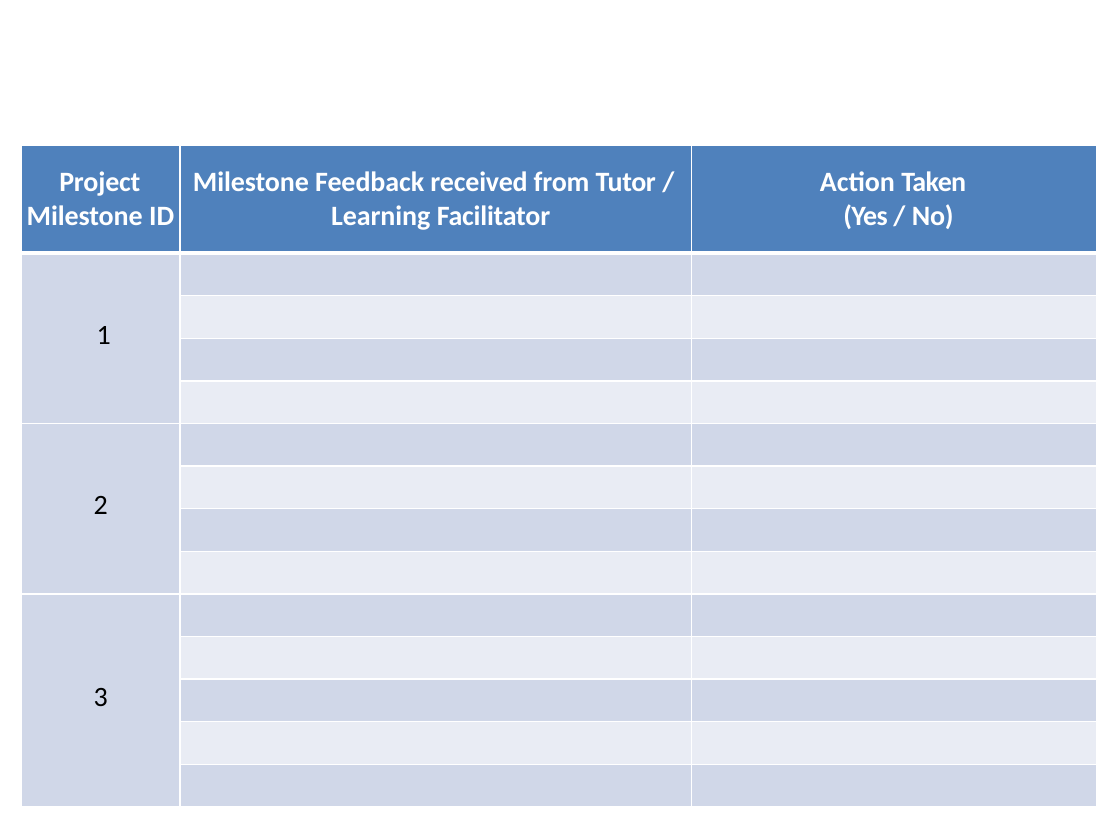
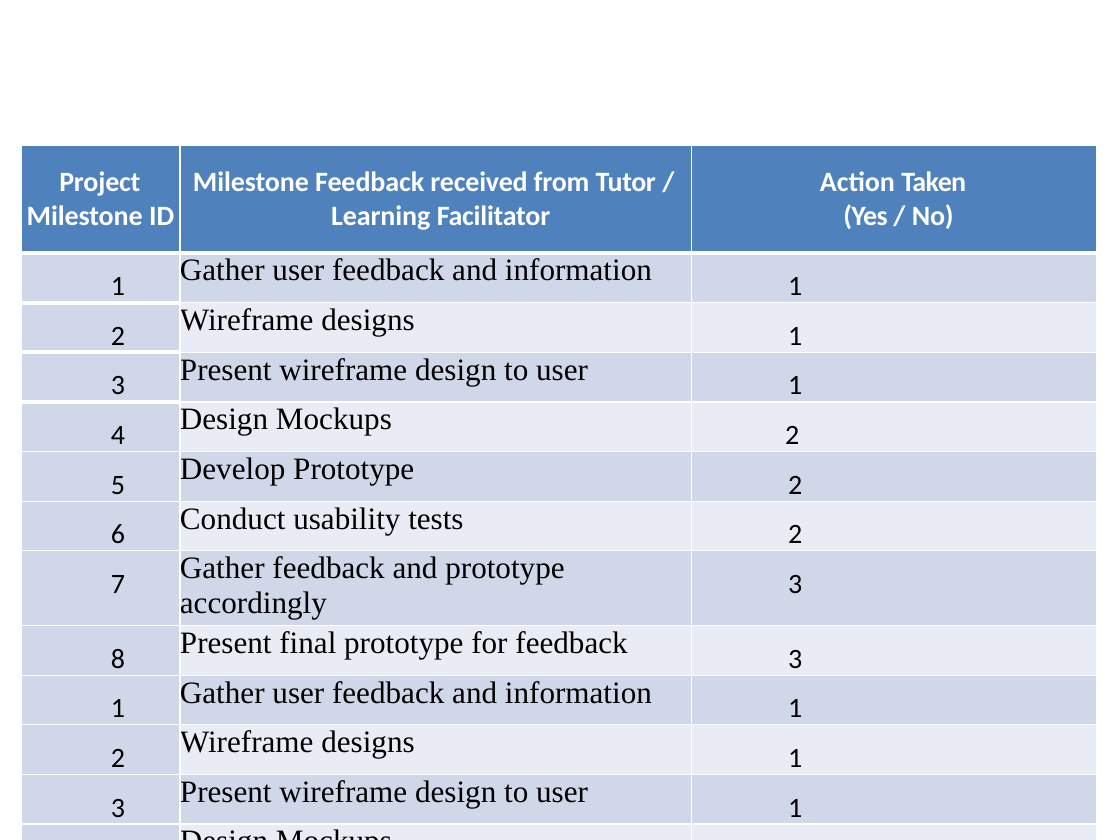
Before and after one commit to UmarKasan/NICF-UI-Frameworks-SubAssign, a slide deck: slide 18 of AC_WD_M3_UI_Frameworks_ITSF_Project_Presentation_V3.pptx. Drawn at 1120x840 pixels with LibreOffice and Linux fonts; fonts in the diff are those of the drawing; background and template pictures are left out. Boxes give left, top, right and bottom in pixels: in the first picture for what was removed or moved away, otherwise in the second. Text is boxed around its words. In the diff, an @@ line names an element or a change of style, - is before the commit and + after.

```diff
--- a/AC_WD_M3_UI_Frameworks_ITSF_Project_Presentation_V3.pptx
+++ b/AC_WD_M3_UI_Frameworks_ITSF_Project_Presentation_V3.pptx
@@ table at (21, 146, 1098, 840) @@
-row 2, column 2: 
+row 2, column 2: Gather user feedback and information
-row 2, column 3: 
+row 2, column 3: 1
-row 3:  |  | 
+row 3: 2 | Wireframe designs | 1
-row 4:  |  | 
+row 4: 3 | Present wireframe design to user | 1
-row 5:  |  | 
+row 5: 4 | Design Mockups | 2
-row 6: 2 |  | 
+row 6: 5 | Develop Prototype | 2
-row 7:  |  | 
+row 7: 6 | Conduct usability tests | 2
-row 8:  |  | 
+row 8: 7 | Gather feedback and prototype accordingly | 3
-row 9:  |  | 
+row 9: 8 | Present final prototype for feedback | 3
-row 10: 3 |  | 
+row 10: 1 | Gather user feedback and information | 1
-row 11:  |  | 
+row 11: 2 | Wireframe designs | 1
-row 12:  |  | 
+row 12: 3 | Present wireframe design to user | 1
-row 13:  |  | 
+row 13: 4 | Design Mockups | 2
-row 14:  |  | 
+row 14: 5 | Develop Prototype | 2
@@ alignment centre to right @@
@@ indent changed @@
@@ more space between paragraphs @@
```
Also in this commit, not shown: 8 other slides changed, 1 slide added, 2 slides removed, 3 other files.
